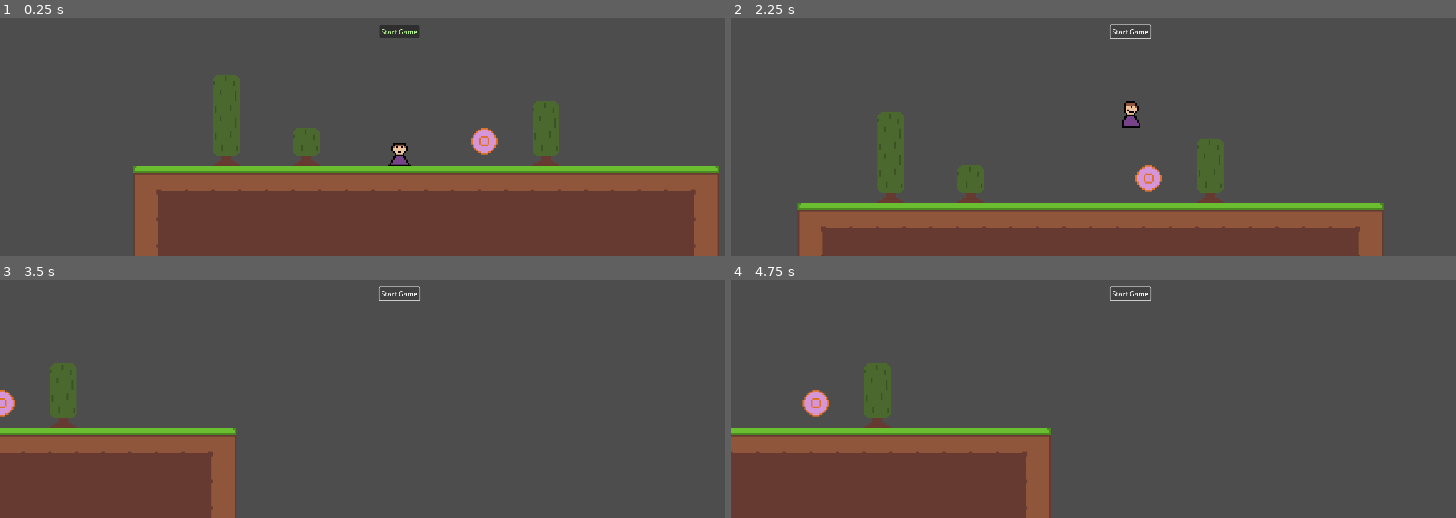
Above: before the commit, frames 1-4 (two rows, left to right).
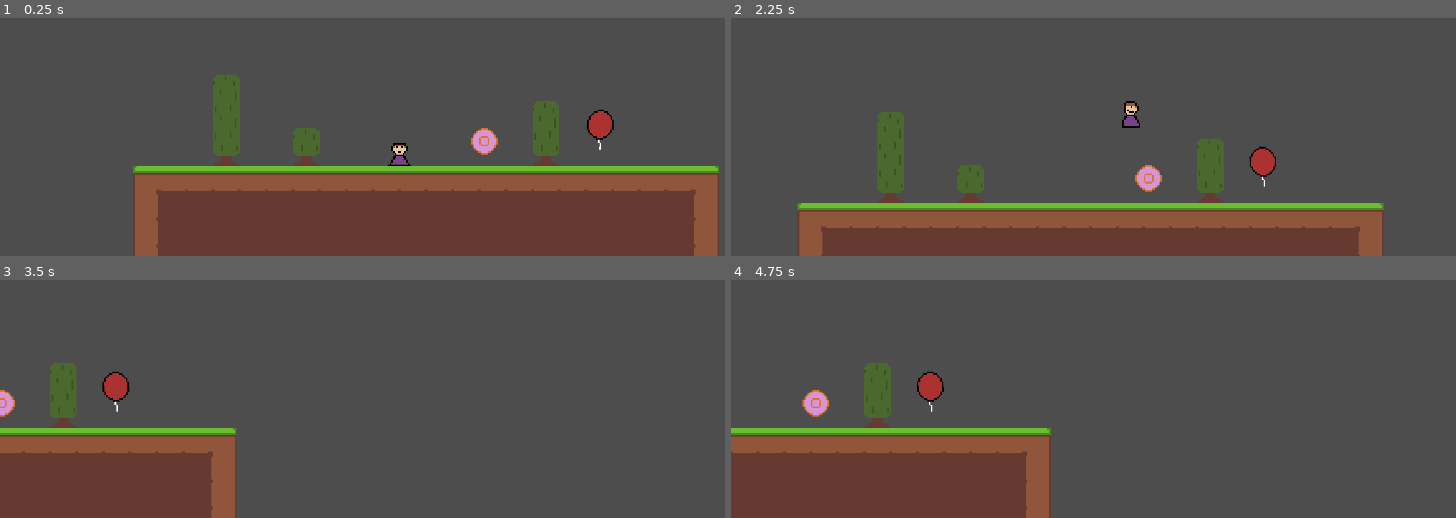
Above: after the commit, the same moments.

Repository: victorvermot/godot_sandbox
Game: Godot game, scene res://assets/scenes/main.tscn
Same seed, same stepped clock (60 frames per second), same inputs: the game is played once before the commit and once after it.
Inputs (mouse positions are in pixels of both pictures, inside the frame that each line leads up to):
- Up to frame 1 (0.25 s): no input
- Up to frame 2 (2.25 s): click (1129, 32) at 0.5 s, where only the run before the commit has a clickable "Start Game"; click (1129, 32) at 1.25 s, where only the run before the commit has a clickable "Start Game"; tap Enter (ui_accept) at 2 s; hold D (move_right) from 2.03 s (still down); tap E (build) at 2.1 s
- Up to frame 3 (3.5 s): keep holding D (move_right); tap Enter (ui_accept) at 2.27, 3.02 s; tap E (build) at 2.85 s
- Up to frame 4 (4.75 s): release D (move_right) at 3.53 s; hold A (move_left) 3.53-4.28 s; tap E (build) at 3.6, 4.35 s; hold D (move_right) from 4.28 s (still down); tap Enter (ui_accept) at 4.52 s

The runs differ from the first frame. In frame 1, 0.7% of the frame differs, in the area x 52-85%, y 2-56%; in frame 2, 0.5%; in frame 3, 0.5%; in frame 4, 0.5%.

Commit message:
add autoload testing

Diff:
--- /dev/null
+++ b/assets/resources/shaders/ballon.gdshader
@@ -0,0 +1,17 @@
+shader_type canvas_item;
+uniform float speed;
+
+void vertex() {
+	if (VERTEX.y <= 0.0) {
+		VERTEX += vec2(sin(TIME * 5.2), 0);
+	}
+}
+
+void fragment() {
+	// Called for every pixel the material is visible on.
+}
+
+//void light() {
+	// Called for every pixel for every light affecting the CanvasItem.
+	// Uncomment to replace the default light processing function with this one.
+//}
--- a/assets/resources/shaders/coin.gdshader
+++ b/assets/resources/shaders/coin.gdshader
@@ -3,10 +3,6 @@
 uniform vec4 new_color : source_color;
 uniform vec4 old_color : source_color;
 uniform float color_threshold : hint_range(0.0, 1.0, 0.001);
-
-void vertex() {
-	// Called for every vertex the material is visible on.
-}
 
 void fragment() {
 	vec4 current_color = texture(TEXTURE, UV);
--- a/assets/scenes/OnPlayerEnter.gd
+++ b/assets/scenes/OnPlayerEnter.gd
@@ -1,6 +1,7 @@
 extends Area2D
 
 @export var sprite : Sprite2D
+@export var ui : CanvasItem
 
 var isPlayerInCollider : bool
 
@@ -13,7 +14,7 @@
 func _process(delta: float) -> void:
 	if Input.is_action_just_pressed("build"):
 		if isPlayerInCollider:
-			print("Build")
+			ui.visible = !ui.visible;
 
 func _on_body_entered(body: Node2D) -> void:
 	if body is Player:
--- /dev/null
+++ b/assets/scenes/balloon.tscn
@@ -0,0 +1,14 @@
+[gd_scene load_steps=4 format=3 uid="uid://bk5reays3i1s8"]
+
+[ext_resource type="Shader" path="res://assets/resources/shaders/ballon.gdshader" id="1_x2n0l"]
+[ext_resource type="Texture2D" uid="uid://dokmyvl4ix4r2" path="res://assets/sprites/ballon.png" id="2_6e1l1"]
+
+[sub_resource type="ShaderMaterial" id="ShaderMaterial_6m1g1"]
+shader = ExtResource("1_x2n0l")
+shader_parameter/speed = null
+
+[node name="Node2D" type="Node2D"]
+
+[node name="Sprite2D" type="Sprite2D" parent="."]
+material = SubResource("ShaderMaterial_6m1g1")
+texture = ExtResource("2_6e1l1")
--- a/assets/scenes/button.gd
+++ b/assets/scenes/button.gd
@@ -1,15 +1,5 @@
 extends Button
 
 
-# Called when the node enters the scene tree for the first time.
-func _ready() -> void:
-	pass # Replace with function body.
-
-
-# Called every frame. 'delta' is the elapsed time since the previous frame.
-func _process(delta: float) -> void:
-	pass
-
-
 func _on_pressed() -> void:
-	print("Button Clicked")
+	SignalManager.on_button_pressed.emit()
--- a/assets/scenes/hud.tscn
+++ b/assets/scenes/hud.tscn
@@ -1,7 +1,8 @@
-[gd_scene load_steps=3 format=3 uid="uid://bsehfj3xyhung"]
+[gd_scene load_steps=4 format=3 uid="uid://bsehfj3xyhung"]
 
 [ext_resource type="Script" path="res://assets/scenes/button.gd" id="1_gde2l"]
 [ext_resource type="Theme" uid="uid://ctb8u54aqsjs3" path="res://assets/themes/new_theme.tres" id="1_meiuk"]
+[ext_resource type="Script" path="res://assets/scenes/hudManager.gd" id="2_gx1u4"]
 
 [node name="Control" type="Control"]
 layout_mode = 3
@@ -11,6 +12,7 @@
 grow_horizontal = 2
 grow_vertical = 2
 theme = ExtResource("1_meiuk")
+script = ExtResource("2_gx1u4")
 
 [node name="Button" type="Button" parent="."]
 layout_mode = 1
--- /dev/null
+++ b/assets/scenes/hudManager.gd
@@ -0,0 +1,8 @@
+extends Control
+
+
+func _ready() -> void:
+	SignalManager.on_button_pressed.connect(_on_button_pressed)
+
+func _on_button_pressed() -> void:
+	print("Baggel")
--- a/assets/scenes/main.tscn
+++ b/assets/scenes/main.tscn
@@ -1,10 +1,11 @@
-[gd_scene load_steps=8 format=4 uid="uid://cfrv23r87sxjv"]
+[gd_scene load_steps=9 format=4 uid="uid://cfrv23r87sxjv"]
 
 [ext_resource type="PackedScene" uid="uid://cv7u5to81ldwg" path="res://assets/scenes/player.tscn" id="1_hapdu"]
 [ext_resource type="PackedScene" uid="uid://dre58pjh6spox" path="res://assets/scenes/outline.tscn" id="2_5lfpd"]
 [ext_resource type="Texture2D" uid="uid://dhittcw3l0uua" path="res://assets/sprites/tileset.png" id="2_68nvk"]
 [ext_resource type="PackedScene" uid="uid://bsehfj3xyhung" path="res://assets/scenes/hud.tscn" id="4_sjcbh"]
 [ext_resource type="PackedScene" uid="uid://coifrka2kijka" path="res://assets/scenes/coin.tscn" id="5_52das"]
+[ext_resource type="PackedScene" uid="uid://bk5reays3i1s8" path="res://assets/scenes/balloon.tscn" id="6_ogknu"]
 
 [sub_resource type="TileSetAtlasSource" id="TileSetAtlasSource_tufe7"]
 texture = ExtResource("2_68nvk")
@@ -47,10 +48,22 @@
 [node name="Outline" parent="." instance=ExtResource("2_5lfpd")]
 position = Vector2(-64, -3)
 
+[node name="Sprite2D" parent="Outline" index="0"]
+position = Vector2(0, 7.15256e-07)
+
+[node name="Area2D" parent="Outline/Sprite2D" index="0" node_paths=PackedStringArray("ui")]
+ui = NodePath("../../../CanvasLayer/Control")
+
 [node name="CanvasLayer" type="CanvasLayer" parent="."]
 
 [node name="Control" parent="CanvasLayer" instance=ExtResource("4_sjcbh")]
+visible = false
 size_flags_horizontal = 0
 
 [node name="Coin" parent="." instance=ExtResource("5_52das")]
 position = Vector2(51, 1)
+
+[node name="Node2D2" parent="." instance=ExtResource("6_ogknu")]
+position = Vector2(120, -6)
+
+[editable path="Outline"]
--- a/assets/scenes/player.tscn
+++ b/assets/scenes/player.tscn
@@ -70,7 +70,7 @@
 sprite_frames = SubResource("SpriteFrames_7dsl0")
 animation = &"walk"
 autoplay = "idle"
-frame_progress = 0.591767
+frame_progress = 0.832642
 
 [node name="CollisionShape2D" type="CollisionShape2D" parent="."]
 position = Vector2(0, 2)
--- a/project.godot
+++ b/project.godot
@@ -14,6 +14,10 @@
 run/main_scene="res://assets/scenes/main.tscn"
 config/features=PackedStringArray("4.3", "Forward Plus")
 config/icon="res://icon.svg"
+
+[autoload]
+
+SignalManager="*res://signal_manager.gd"
 
 [display]
 
--- /dev/null
+++ b/signal_manager.gd
@@ -0,0 +1,3 @@
+extends Node
+
+signal on_button_pressed
Binary file added: assets/sprites/ballon.png
Not shown, added: assets/sprites/ballon.png.import
Binary file changed: assets/sprites/player-Sheet.png
